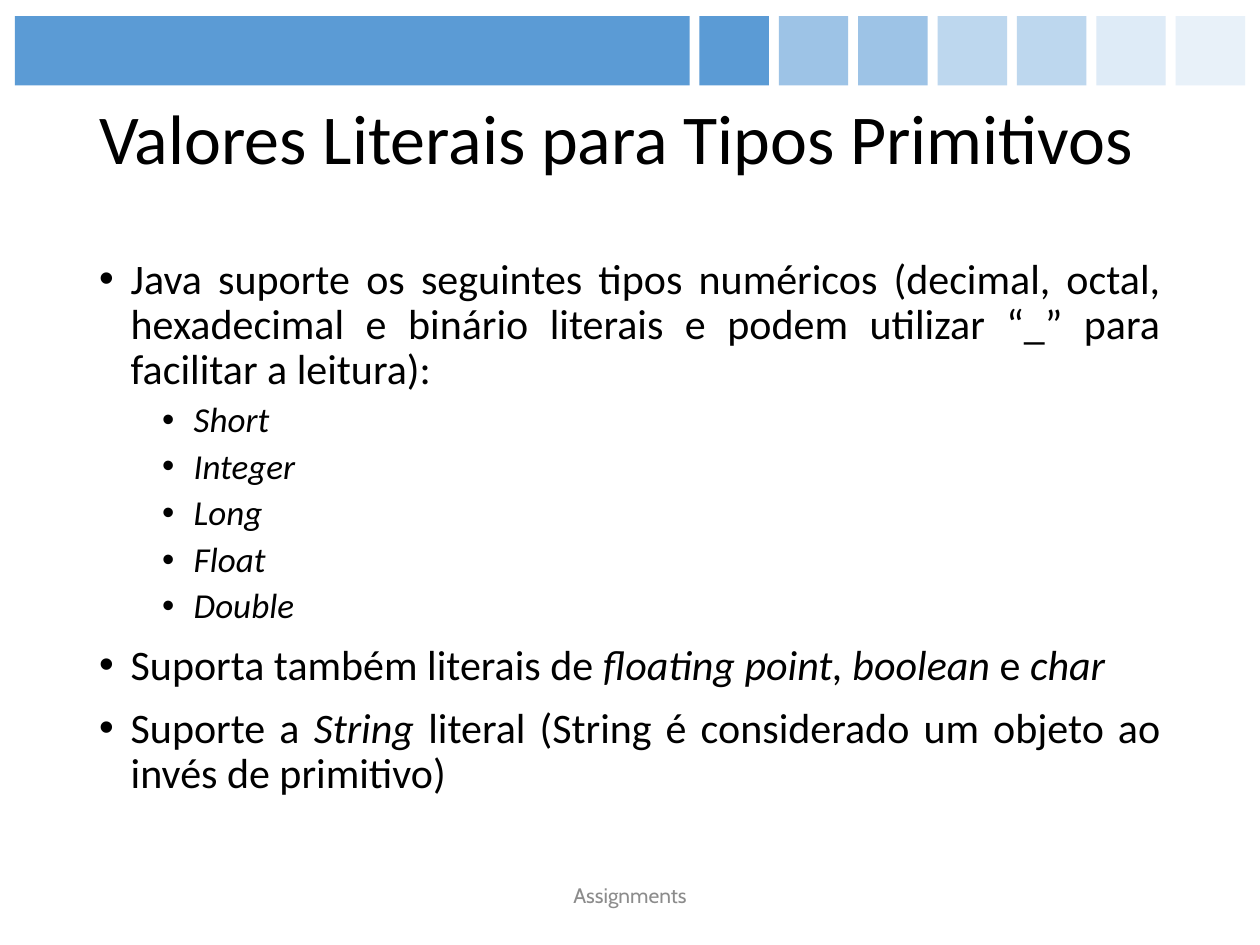
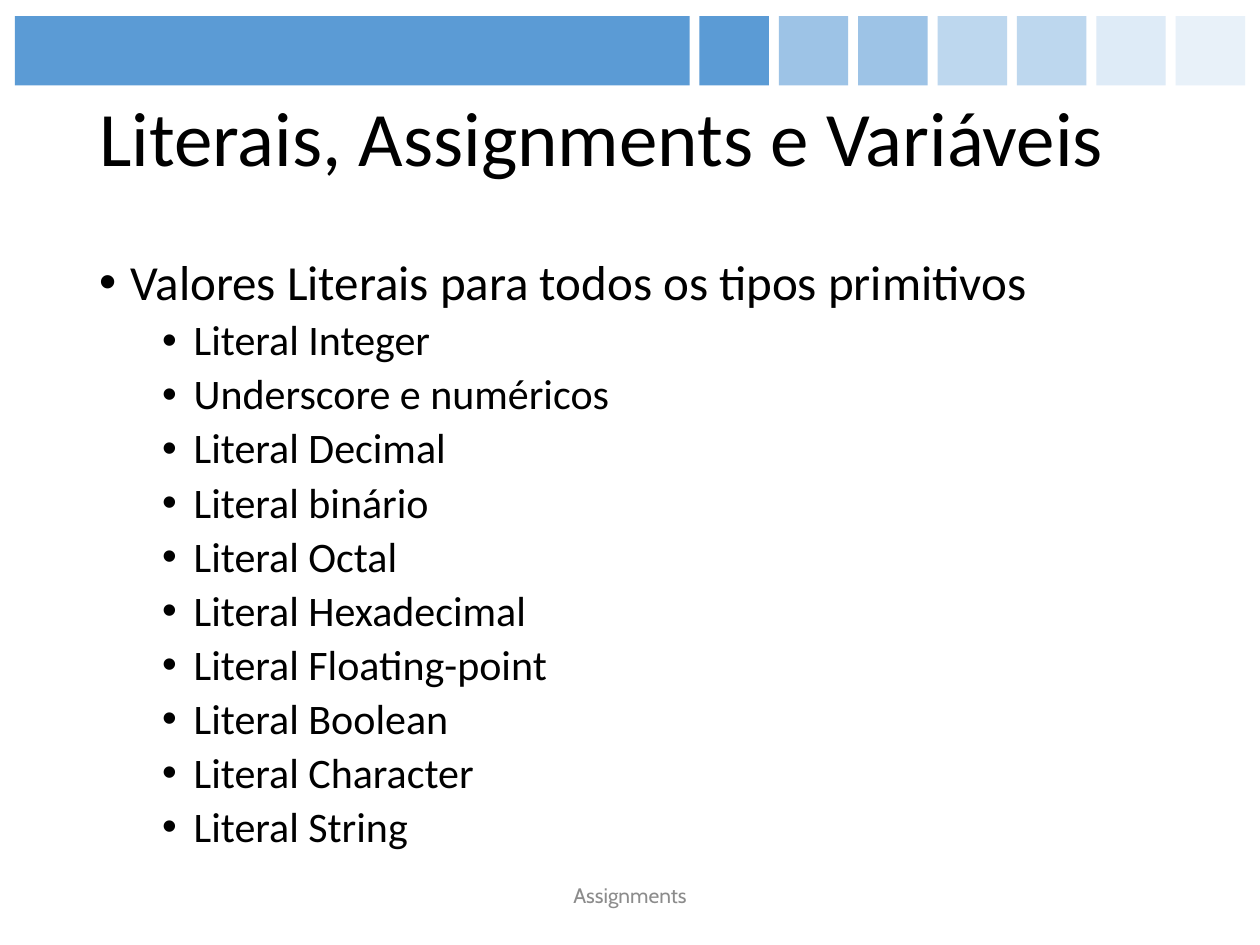
Before and after one commit to figueiredojrr/treinamentoJavaSeOcaAgosto, a slide deck: slide 40 of TreinamentoJavaSeOca/documentos/apresentação/OCA.pptx (slide 53 before the commit). Drawn at 1260x945 pixels with LibreOffice and Linux fonts; fonts in the diff are those of the drawing. Boxes give left, top, right and bottom in pixels: in the first picture for what was removed or moved away, otherwise in the second. Text is boxed around its words. In the diff, an @@ line names an element or a change of style, - is before the commit and + after.

```diff
--- a/TreinamentoJavaSeOca/documentos/apresentação/OCA.pptx
+++ b/TreinamentoJavaSeOca/documentos/apresentação/OCA.pptx
@@ title at box(99, 113, 1102, 180): text changed; size 40 to 44 pt @@
-Valores Literais para Tipos Primitivos
+Literais, Assignments e Variáveis
@@ text at box(131, 266, 1026, 850): text changed @@
-• Java suporte os seguintes tipos numéricos (decimal, octal, hexadecimal e binário literais e podem utilizar “_” para facilitar a leitura):
-  • Short
-  • Integer
-  • Long
-  • Float
-  • Double
-• Suporta também literais de floating point, boolean e char
-• Suporte a String literal (String é considerado um objeto ao invés de primitivo)
+• Valores Literais para todos os tipos primitivos
+  • Literal Integer
+  • Underscore e numéricos
+  • Literal Decimal
+  • Literal binário
+  • Literal Octal
+  • Literal Hexadecimal
+  • Literal Floating-point
+  • Literal Boolean
+  • Literal Character
+  • Literal String
```
Also in this commit, not shown: 23 other slides changed, 5 slides added, 15 slides removed.
